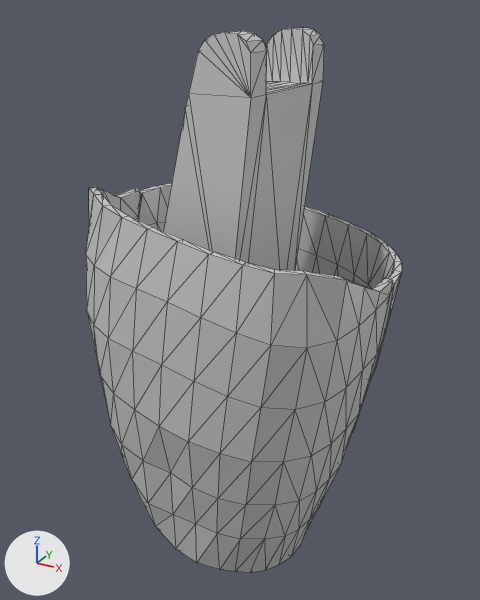
What one commit did to the COLLADA model models/drc_robot/meshes/r_uleg.dae.
Both versions are drawn from a 50 mm lens placed at (0.182, -0.385, 0.029), pointed at (-0.025, -0.01, -0.158). The axes (+X, +Y, +Z) are drawn at lower left. The lights are the same throughout. Mesh edges are drawn as thin lines.

The scene before the commit, as lines of its bpy script (objects in view):
```python
mat_atlas_drc_carbon_fiber = principled_material('atlas_DRC_carbon_fiber')
mat_atlas_drc_carbon_fiber.base_color = (0.621, 0.621, 0.621)  # light grey #cecece
mat_atlas_drc_carbon_fiber.roughness = 0.38
me_shape0 = bpy.data.meshes.new('shape0')
me_shape0.from_pydata(...)  # 540 vertices, 1068 faces; spans x -0.118..0.082, y -0.114..0.072, z -0.391..0.018
me_shape0.materials.append(mat_atlas_drc_carbon_fiber)  # light grey #cecece
ob_node = bpy.data.objects.new('node', me_shape0)
ob_node.location = (0.0, 0.0, 0.0)
```
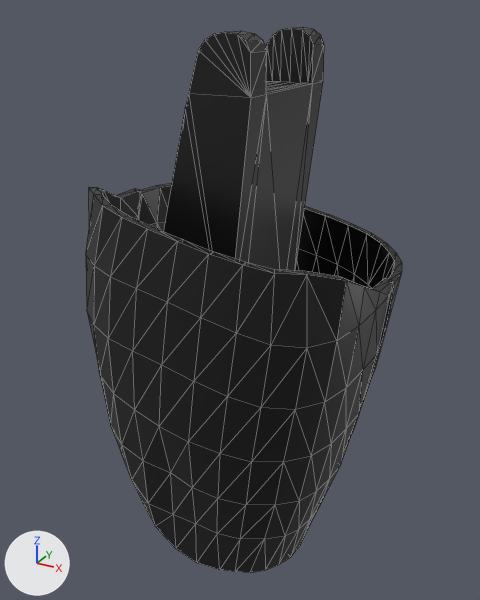
Changed parts and their boxes (x1, y1, x2, y2) in the pictures (480 x 600 px):
```json
{"object": "node", "change": "surface changed", "before": [86, 27, 402, 573], "after": [86, 27, 402, 573], "on screen": "grey to black"}
```

Edits to the scene script, one JSON object a line:
```json
{"op": "add", "block": "img_atlas_drc_carbon_fiber_png", "code": ["img_atlas_drc_carbon_fiber_png = load_image('atlas_DRC_carbon_fiber.png', '../materials/textures/atlas_DRC_carbon_fiber.png', 256, 256, 'sRGB')"]}
{"op": "remove", "block": "mat_atlas_drc_carbon_fiber", "code": "mat_atlas_drc_carbon_fiber.base_color = (0.621, 0.621, 0.621)  # light grey #cfcfcf"}
{"op": "add", "block": "mat_atlas_drc_carbon_fiber", "code": "mat_atlas_drc_carbon_fiber.texture = img_atlas_drc_carbon_fiber_png"}
```
